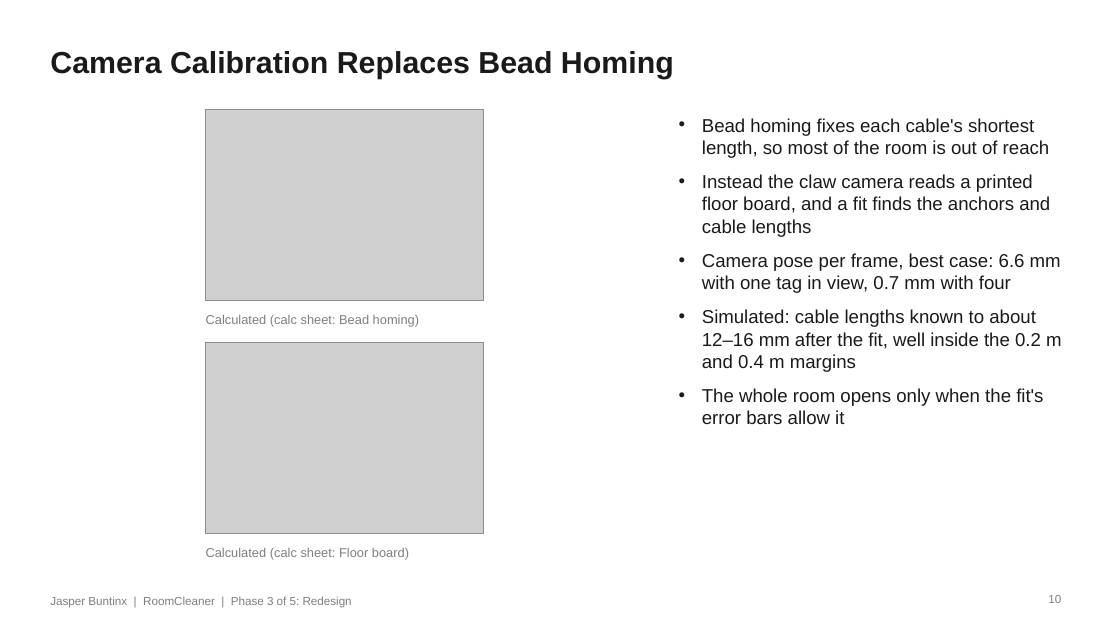
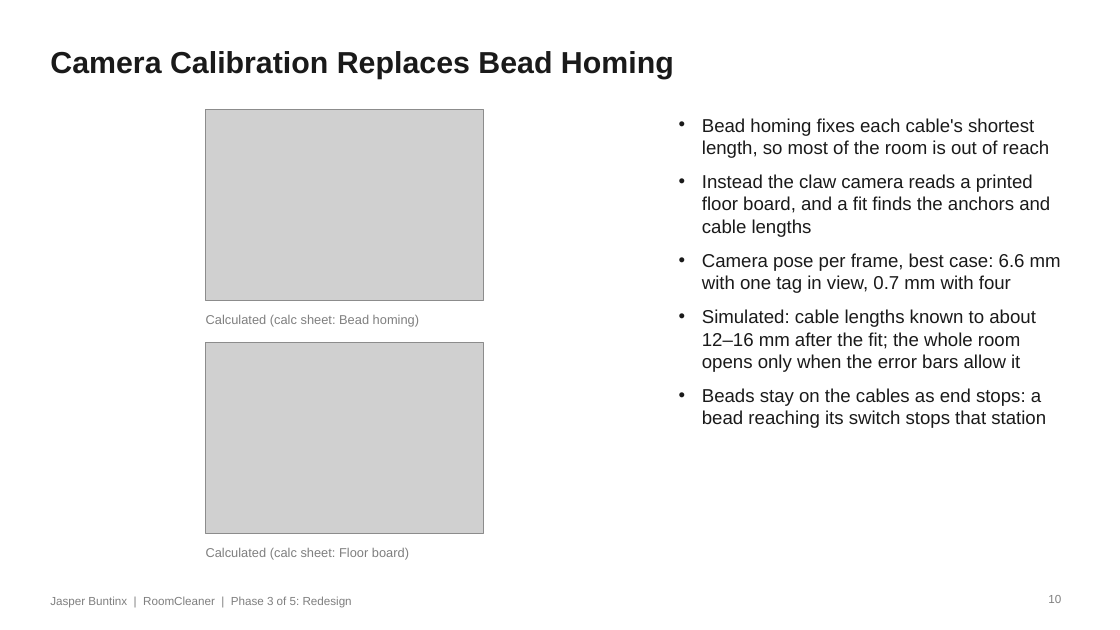
Before and after one commit to Jaspario1199/RoomCleaner, a slide deck: slide 10 of docs/presentation/deck_v8/RoomCleaner_Buntinx_Oct27_v8.pptx. Drawn at 1120x630 pixels with LibreOffice and Linux fonts; fonts in the diff are those of the drawing; grey boxes stand for pictures. Boxes give left, top, right and bottom in pixels: in the first picture for what was removed or moved away, otherwise in the second. Text is boxed around its words. In the diff, an @@ line names an element or a change of style, - is before the commit and + after.

```diff
--- a/docs/presentation/deck_v8/RoomCleaner_Buntinx_Oct27_v8.pptx
+++ b/docs/presentation/deck_v8/RoomCleaner_Buntinx_Oct27_v8.pptx
@@ text at [702,309,1046,428]: text changed @@
-• Simulated: cable lengths known to about 12–16 mm after the fit, well inside the 0.2 m and 0.4 m margins
-• The whole room opens only when the fit's error bars allow it
+• Simulated: cable lengths known to about 12–16 mm after the fit; the whole room opens only when the error bars allow it
+• Beads stay on the cables as end stops: a bead reaching its switch stops that station
```
Also in this commit, not shown: 12 other files.
